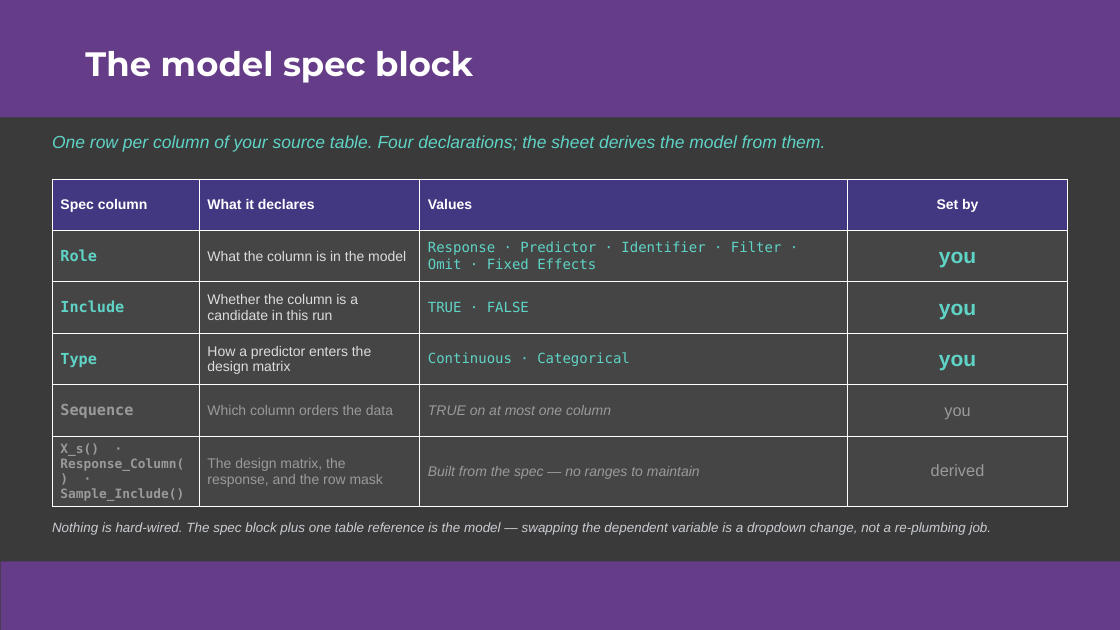
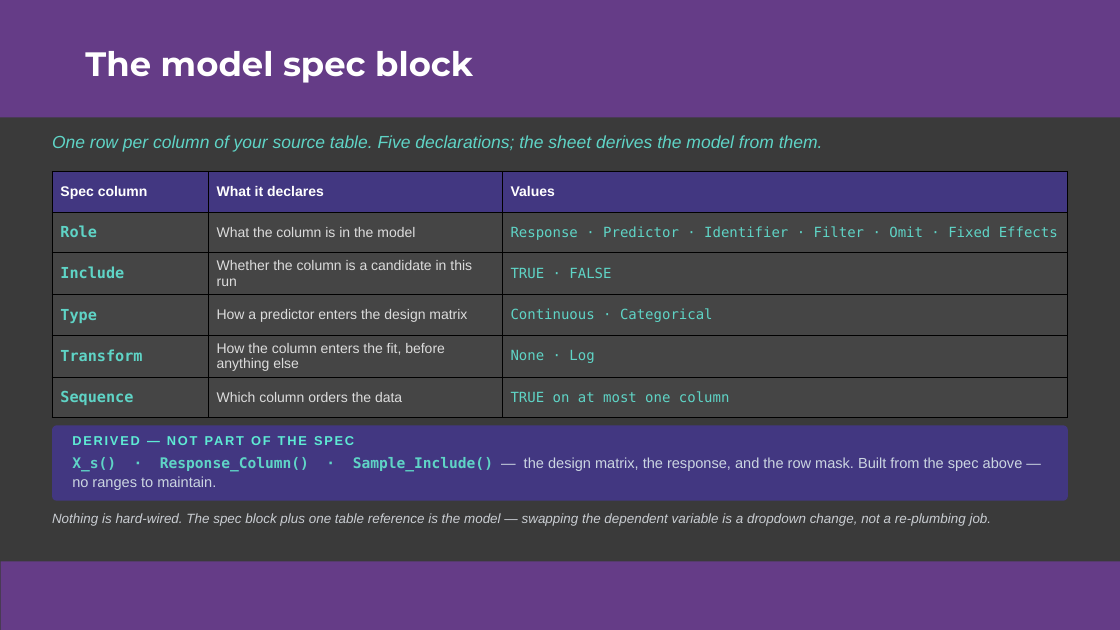
Before and after one commit to colodnerdata/Statistical_Analysis_Lambda_Catalog, a slide deck: slide 10 of Presentations/Statistical_Analysis_LAMBDA_Catalog_CECOP_45min_DARK.pptx. Drawn at 1120x630 pixels with LibreOffice and Linux fonts; fonts in the diff are those of the drawing. Boxes give left, top, right and bottom in pixels: in the first picture for what was removed or moved away, otherwise in the second. Text is boxed around its words. In the diff, an @@ line names an element or a change of style, - is before the commit and + after.

```diff
--- a/Presentations/Statistical_Analysis_LAMBDA_Catalog_CECOP_45min_DARK.pptx
+++ b/Presentations/Statistical_Analysis_LAMBDA_Catalog_CECOP_45min_DARK.pptx
@@ text at (52,135,823,152): text changed @@
-One row per column of your source table. Four declarations; the sheet derives the model from them.
+One row per column of your source table. Five declarations; the sheet derives the model from them.
@@ table at (52,172,1068,415) @@
-column 1: Spec column | Role | Include | Type | Sequence | X_s() · Response_Column() · Sample_Include()
-column 2: What it declares | What the column is in the model | Whether the column is a candidate in this run | How a predictor enters the design matrix | Which column orders the data | The design matrix, the response, and the row mask
-column 3: Values | Response · Predictor · Identifier · Filter · Omit · Fixed Effects | TRUE · FALSE | Continuous · Categorical | TRUE on at most one column | Built from the spec — no ranges to maintain
-column 4: Set by | you | you | you | you | derived
+column 1: Spec column | Role | Include | Type | Transform | Sequence
+column 2: What it declares | What the column is in the model | Whether the column is a candidate in this run | How a predictor enters the design matrix | How the column enters the fit, before anything else | Which column orders the data
+column 3: Values | Response · Predictor · Identifier · Filter · Omit · Fixed Effects | TRUE · FALSE | Continuous · Categorical | None · Log | TRUE on at most one column
@@ table: place and size @@
-table at (52,179,1067,507)
+table at (52,172,1068,415)
@@ rounded rectangle added at (52,425,1068,501), fill #423781 @@
@@ text added at (72,457,1023,472), 12.5 pt, text #CBD5E1 @@
+X_s() · Response_Column() · Sample_Include() — the design matrix, the response, and the row mask. Built from the spec above — no ranges to maintain.
@@ text added at (924,457,979,471), 11 pt, text #5EEAD4, bold @@
+DERIVED — NOT PART OF THE SPEC
@@ text "Nothing is hard-wired. The spec ...": place and size @@
-text "Nothing is hard-wired. The spec ..." at (52,522,992,535)
+text "Nothing is hard-wired. The spec ..." at (52,513,992,526)
```
Also in this commit, not shown: 4 other slides changed, 21 other files.
